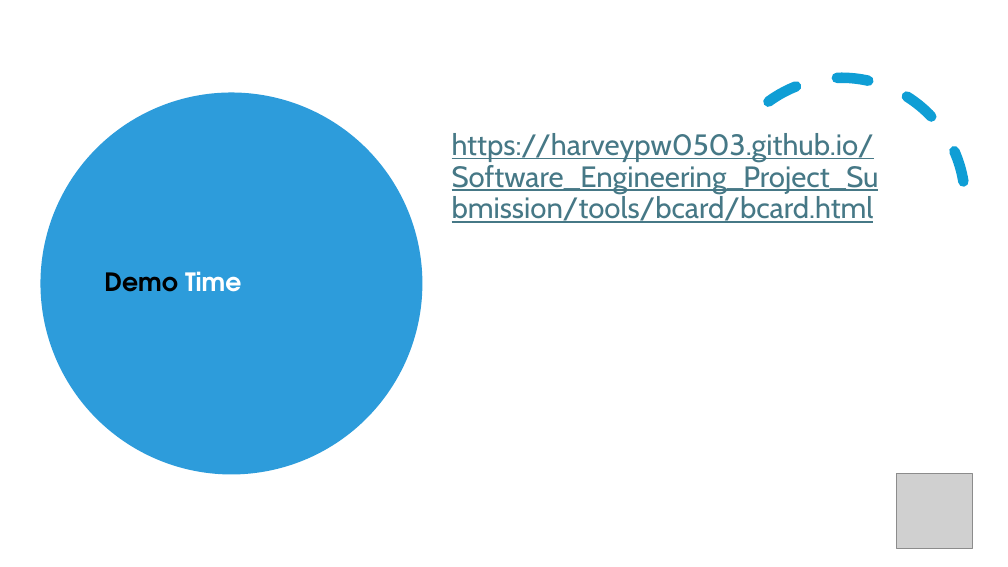
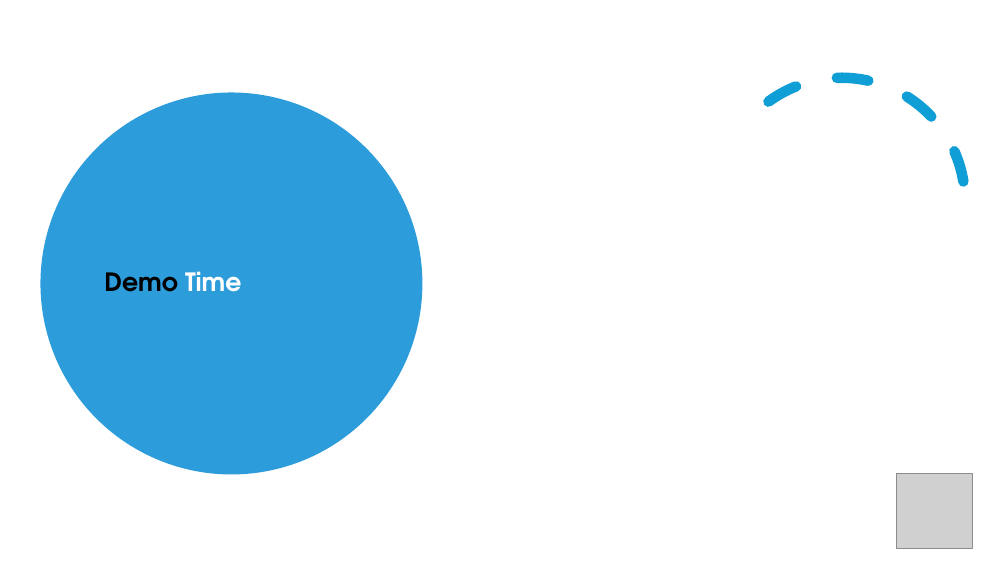
Before and after one commit to harveypw0503/Software_Engineering_Project_Submission, a slide deck: slide 7 of tools/bcard/Presentation.pptx. Drawn at 1008x567 pixels with LibreOffice and Linux fonts; fonts in the diff are those of the drawing; grey boxes stand for pictures. Boxes give left, top, right and bottom in pixels: in the first picture for what was removed or moved away, otherwise in the second. Text is boxed around its words. In the diff, an @@ line names an element or a change of style, - is before the commit and + after.

Commit message:
Initial software engineering project submission

```diff
--- a/tools/bcard/Presentation.pptx
+++ b/tools/bcard/Presentation.pptx
@@ text removed at (452, 133, 879, 223) @@
-https://harveypw0503.github.io/Software_Engineering_Project_Submission/tools/bcard/bcard.html
```
